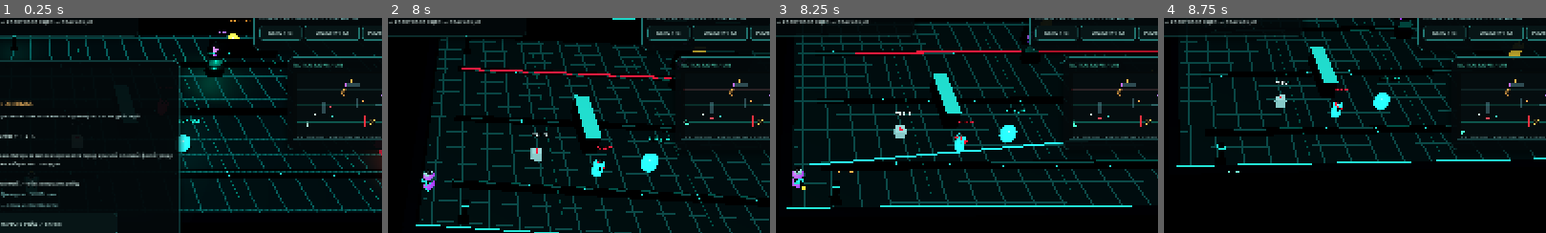
Above: before the commit, frames 1-4 (left to right).
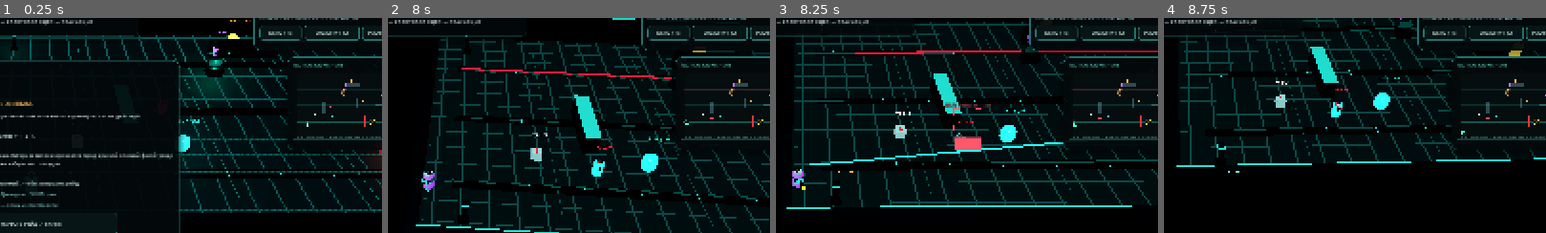
Above: after the commit, the same moments.

Repository: HADJAL001/osgard-world
Game: Godot game, scene res://scenes/main.tscn
Two runs of this game, one before a commit and one after it. Both use one fixed random seed, a clock stepped at 60 frames per second and the inputs below.
Inputs (mouse positions are % of the whole screen's width and height, from its top left):
- Up to frame 1 (0.25 s): no input
- Up to frame 2 (8 s): click "НАЧАТЬ РЕЙД / ENTER" at 0.5 s; click "DIAG / F3" at 1.25 s; click "QUALITY / F2" at 2 s; tap Enter at 2.75, 2.85 s; move the mouse to (72, 45) at 2.77 s; hold Right 2.78-3.53 s; click (72, 45) at 2.92 s; tap Space at 3.02, 3.77, 6.02, 6.77, 7.52 s; move the mouse to (30, 55) at 3.52 s; hold Down 3.53-4.28 s; tap Keypad Enter at 3.6 s; click (30, 55) at 3.67 s; move the mouse to (60, 28) at 4.27 s; hold Right 4.28-5 s; tap H at 4.35 s; click (60, 28) at 4.42 s; click "НАЧАТЬ РЕЙД / ENTER" at 5 s; move the mouse to (45, 70) at 5.77 s; hold Up 5.78-6.53 s; tap E at 5.85 s; click (45, 70) at 5.92 s; move the mouse to (80, 65) at 6.52 s; hold Left from 6.53 s (still down); tap Q at 6.6 s; click (80, 65) at 6.67 s; move the mouse to (20, 35) at 7.27 s; tap Shift at 7.35 s; click (20, 35) at 7.42 s
- Up to frame 3 (8.25 s): move the mouse to (55, 50) at 8.02 s; release Left at 8.03 s; hold Down from 8.03 s (still down); tap C at 8.1 s; click (55, 50) at 8.17 s
- Up to frame 4 (8.75 s): keep holding Down
The pictures show only the part of the screen within x 46-96%, y 14-64%; the shares and areas given below are measured in that part.

Frames 1-2 are identical in both runs. In frame 3, 0.7% of the frame differs, in the area x 44-57%, y 39-62%; in frame 4, nothing differs.

Commit message:
Add visible line-of-sight target lock to NULL SHIFT Godot

Diff:
--- a/godot/null-shift/scripts/main.gd
+++ b/godot/null-shift/scripts/main.gd
@@ -114,6 +114,15 @@
 var impact_overlay: ColorRect
 var crosshair_root: Control
 var crosshair_parts: Array[ColorRect] = []
+var aim_target_node: Node3D
+var target_lock_root: Control
+var target_lock_label: Label
+var target_lock_health_bar: ProgressBar
+var target_lock_health_fill: StyleBoxFlat
+var target_lock_brackets: Array[ColorRect] = []
+var target_lock_position := Vector2.ZERO
+var target_lock_has_position := false
+var target_lock_tracked_node: Node3D
 var local_lights: Array[OmniLight3D] = []
 var fill_light: OmniLight3D
 var sound_button: Button
@@ -184,6 +193,7 @@
 	_update_mobile_layout()
 	_update_player_material()
 	_update_crosshair()
+	_update_target_lock_ui(dt)
 	_update_screen_overlay()
 	hud_clock += dt
 	if hud_clock >= 0.12:
@@ -952,27 +962,22 @@
 
 func _update_player_aim() -> void:
 	if not is_instance_valid(player) or not is_instance_valid(camera):
+		aim_target_node = null
 		return
 	var direction := Vector3.ZERO
 	if mobile_controls_visible:
-		var nearest_guard: Dictionary = {}
-		var nearest := 100000.0
-		for guard in guards:
-			var body: CharacterBody3D = guard["node"]
-			if not is_instance_valid(body):
-				continue
-			var distance := player.global_position.distance_to(body.global_position)
-			if distance < nearest:
-				nearest = distance
-				nearest_guard = guard
-		if not nearest_guard.is_empty():
-			direction = (nearest_guard["node"] as Node3D).global_position - player.global_position
-		elif not terminal_unlocked:
-			direction = terminal.global_position - player.global_position
-		elif not core_secured:
-			direction = quantum_core.global_position - player.global_position
+		var selected := _select_aim_target(Vector3.ZERO, true)
+		if not selected.is_empty():
+			aim_target_node = selected["node"] as Node3D
+			direction = aim_target_node.global_position - player.global_position
 		else:
-			direction = extraction.global_position - player.global_position
+			aim_target_node = null
+			if not terminal_unlocked:
+				direction = terminal.global_position - player.global_position
+			elif not core_secured:
+				direction = quantum_core.global_position - player.global_position
+			else:
+				direction = extraction.global_position - player.global_position
 	else:
 		var mouse := get_viewport().get_mouse_position()
 		var ray_origin := camera.project_ray_origin(mouse)
@@ -981,11 +986,65 @@
 		var hit_point: Variant = plane.intersects_ray(ray_origin, ray_direction)
 		if hit_point is Vector3:
 			direction = hit_point - player.global_position
+		var aim_direction := direction
+		aim_direction.y = 0.0
+		if aim_direction.length_squared() > 0.01:
+			var selected := _select_aim_target(aim_direction.normalized(), false)
+			aim_target_node = selected["node"] as Node3D if not selected.is_empty() else null
+		else:
+			aim_target_node = null
 	if direction.length_squared() < 0.01:
 		direction = Vector3.FORWARD
 	direction.y = 0.0
 	player_aim = direction.normalized()
 	player.rotation.y = atan2(-player_aim.x, -player_aim.z)
+
+func _select_aim_target(aim_direction: Vector3, mobile: bool) -> Dictionary:
+	if not is_instance_valid(player):
+		return {}
+	var nearest: Dictionary = {}
+	var best_score: float = INF
+	var max_distance: float = 30.0 if mobile else 42.0
+	var facing := aim_direction
+	facing.y = 0.0
+	if facing.length_squared() > 0.001:
+		facing = facing.normalized()
+	for guard in guards:
+		var body: CharacterBody3D = guard.get("node") as CharacterBody3D
+		if not is_instance_valid(body) or int(guard.get("hp", 0)) <= 0:
+			continue
+		var offset := body.global_position - player.global_position
+		offset.y = 0.0
+		var distance: float = offset.length()
+		if distance <= 0.1 or distance > max_distance:
+			continue
+		var alignment: float = 1.0
+		if not mobile:
+			if facing.length_squared() < 0.001:
+				continue
+			alignment = facing.dot(offset / distance)
+			if alignment < 0.965:
+				continue
+		if not _has_clear_path_to_aim_target(body):
+			continue
+		var score: float = distance if mobile else distance * 0.012 + (1.0 - alignment) * 14.0
+		if body == aim_target_node:
+			score -= 1.35 if mobile else 0.55
+		if score < best_score:
+			best_score = score
+			nearest = guard
+	return nearest
+
+func _has_clear_path_to_aim_target(target: Node3D) -> bool:
+	if not is_instance_valid(player) or not is_instance_valid(target):
+		return false
+	var origin: Vector3 = player.global_position + Vector3.UP * 0.68
+	var destination: Vector3 = target.global_position + Vector3.UP * 0.52
+	var query := PhysicsRayQueryParameters3D.create(origin, destination)
+	query.collision_mask = 3
+	query.exclude = [player.get_rid()]
+	var hit := get_world_3d().direct_space_state.intersect_ray(query)
+	return hit.is_empty() or hit.get("collider") == target
 
 func _update_guards(delta: float) -> void:
 	for index in range(guards.size() - 1, -1, -1):
@@ -1191,6 +1250,9 @@
 				_spawn_ring_burst(body.global_position + Vector3.UP * 0.14, materials["amber"] if bool(guard["warden"]) else materials["cyan"])
 				_spawn_hit_sparks(body.global_position + Vector3.UP * 0.95, materials["white"])
 				_screen_impulse(0.045 if not bool(guard["warden"]) else 0.085, 0.085 if not bool(guard["warden"]) else 0.14)
+				if aim_target_node == body:
+					aim_target_node = null
+					target_lock_has_position = false
 				body.queue_free()
 				guards.remove_at(index)
 				eliminations += 1
@@ -1747,6 +1809,7 @@
 	impact_overlay.visible = false
 	hud_root.add_child(impact_overlay)
 	_create_crosshair()
+	_create_target_lock_ui()
 	_create_briefing_panel()
 
 func _create_briefing_panel() -> void:
@@ -1842,6 +1905,127 @@
 	var reticle_color := Color(1.0, 0.71, 0.29, 1.0) if crosshair_hit_timer > 0.0 else Color(0.48, 1.0, 0.88, 0.94)
 	for index in range(4):
 		crosshair_parts[index].color = reticle_color
+
+func _create_target_lock_ui() -> void:
+	target_lock_root = Control.new()
+	target_lock_root.name = "TargetLockOverlay"
+	target_lock_root.size = Vector2(112.0, 88.0)
+	target_lock_root.custom_minimum_size = target_lock_root.size
+	target_lock_root.mouse_filter = Control.MOUSE_FILTER_IGNORE
+	target_lock_root.z_index = 22
+	target_lock_root.visible = false
+	hud_root.add_child(target_lock_root)
+
+	target_lock_label = Label.new()
+	target_lock_label.name = "TargetIdentity"
+	target_lock_label.position = Vector2.ZERO
+	target_lock_label.size = Vector2(112.0, 15.0)
+	target_lock_label.horizontal_alignment = HORIZONTAL_ALIGNMENT_CENTER
+	target_lock_label.vertical_alignment = VERTICAL_ALIGNMENT_CENTER
+	target_lock_label.add_theme_font_size_override("font_size", 9)
+	target_lock_label.add_theme_color_override("font_color", Color(0.61, 1.0, 0.91))
+	target_lock_label.add_theme_color_override("font_outline_color", Color(0.006, 0.018, 0.022, 0.98))
+	target_lock_label.add_theme_constant_override("outline_size", 3)
+	target_lock_root.add_child(target_lock_label)
+
+	var bracket_rects := [
+		Rect2(Vector2(26.0, 18.0), Vector2(14.0, 2.0)),
+		Rect2(Vector2(26.0, 18.0), Vector2(2.0, 14.0)),
+		Rect2(Vector2(72.0, 18.0), Vector2(14.0, 2.0)),
+		Rect2(Vector2(84.0, 18.0), Vector2(2.0, 14.0)),
+		Rect2(Vector2(26.0, 64.0), Vector2(14.0, 2.0)),
+		Rect2(Vector2(26.0, 52.0), Vector2(2.0, 14.0)),
+		Rect2(Vector2(72.0, 64.0), Vector2(14.0, 2.0)),
+		Rect2(Vector2(84.0, 52.0), Vector2(2.0, 14.0))
+	]
+	for rect in bracket_rects:
+		var corner := ColorRect.new()
+		corner.mouse_filter = Control.MOUSE_FILTER_IGNORE
+		corner.position = rect.position
+		corner.size = rect.size
+		corner.color = Color(0.38, 1.0, 0.86, 0.96)
+		target_lock_root.add_child(corner)
+		target_lock_brackets.append(corner)
+
+	target_lock_health_bar = ProgressBar.new()
+	target_lock_health_bar.name = "TargetHealth"
+	target_lock_health_bar.position = Vector2(28.0, 79.0)
+	target_lock_health_bar.size = Vector2(56.0, 4.0)
+	target_lock_health_bar.custom_minimum_size = Vector2(56.0, 4.0)
+	target_lock_health_bar.min_value = 0.0
+	target_lock_health_bar.max_value = 1.0
+	target_lock_health_bar.value = 1.0
+	target_lock_health_bar.show_percentage = false
+	var health_background := StyleBoxFlat.new()
+	health_background.bg_color = Color(0.025, 0.045, 0.052, 0.96)
+	health_background.set_corner_radius_all(2)
+	target_lock_health_bar.add_theme_stylebox_override("background", health_background)
+	target_lock_health_fill = StyleBoxFlat.new()
+	target_lock_health_fill.bg_color = Color(0.38, 1.0, 0.86, 1.0)
+	target_lock_health_fill.set_corner_radius_all(2)
+	target_lock_health_bar.add_theme_stylebox_override("fill", target_lock_health_fill)
+	target_lock_root.add_child(target_lock_health_bar)
+
+func _update_target_lock_ui(delta: float) -> void:
+	if not is_instance_valid(target_lock_root) or not is_instance_valid(camera):
+		return
+	var selected: Dictionary = {}
+	if is_instance_valid(aim_target_node):
+		for guard in guards:
+			if guard.get("node") == aim_target_node:
+				selected = guard
+				break
+	if selected.is_empty() or paused_game or terminal_active or mission_finished or briefing_visible:
+		target_lock_root.visible = false
+		target_lock_has_position = false
+		target_lock_tracked_node = null
+		return
+	var role: String = str(selected.get("role", "RANGER"))
+	var target_node: Node3D = aim_target_node
+	var target_height: float = 2.9 if bool(selected.get("warden", false)) else 2.25
+	var world_anchor: Vector3 = target_node.global_position + Vector3.UP * target_height
+	if camera.is_position_behind(world_anchor):
+		target_lock_root.visible = false
+		target_lock_has_position = false
+		return
+	var screen_position: Vector2 = camera.unproject_position(world_anchor)
+	var viewport_size: Vector2 = get_viewport().get_visible_rect().size
+	if screen_position.x < 58.0 or screen_position.x > viewport_size.x - 58.0 or screen_position.y < 48.0 or screen_position.y > viewport_size.y - 42.0:
+		target_lock_root.visible = false
+		target_lock_has_position = false
+		return
+	var desired_position: Vector2 = screen_position - Vector2(56.0, 47.0)
+	if not target_lock_has_position or target_lock_tracked_node != target_node:
+		target_lock_position = desired_position
+		target_lock_has_position = true
+		target_lock_tracked_node = target_node
+	else:
+		var follow: float = 1.0 - exp(-maxf(0.0, delta) * 19.0)
+		target_lock_position = target_lock_position.lerp(desired_position, clampf(follow, 0.0, 1.0))
+	target_lock_root.position = target_lock_position
+	target_lock_root.visible = true
+
+	var health: int = maxi(0, int(selected.get("hp", 0)))
+	var max_health: int = maxi(1, int(selected.get("max_hp", 1)))
+	target_lock_label.text = "ЦЕЛЬ / %s  ·  %d/%d" % [role, health, max_health]
+	target_lock_health_bar.max_value = float(max_health)
+	target_lock_health_bar.value = float(health)
+	var role_color := Color(1.0, 0.32, 0.4)
+	match role:
+		"STALKER":
+			role_color = Color(0.76, 0.5, 1.0)
+		"HEAVY", "WARDEN":
+			role_color = Color(1.0, 0.7, 0.32)
+		"RANGER":
+			role_color = Color(1.0, 0.34, 0.42)
+	if health <= maxi(1, int(ceil(float(max_health) * 0.3))):
+		role_color = Color(1.0, 0.2, 0.31)
+	var pulse: float = 0.86 + 0.14 * (0.5 + 0.5 * sin(scene_clock * 5.2))
+	var bracket_color := Color(role_color.r, role_color.g, role_color.b, pulse)
+	for corner in target_lock_brackets:
+		corner.color = bracket_color
+	target_lock_label.add_theme_color_override("font_color", bracket_color)
+	target_lock_health_fill.bg_color = role_color
 
 func _update_screen_overlay() -> void:
 	if not is_instance_valid(impact_overlay):
--- a/godot/null-shift/tests/runtime_smoke.gd
+++ b/godot/null-shift/tests/runtime_smoke.gd
@@ -32,6 +32,25 @@
 	if not _expect(not game.briefing_visible and not game.paused_game and bool(game.career.get_value("settings", "briefing_seen", false)), "dismissing briefing must resume gameplay and persist completion"):
 		return
 	game.sound_enabled = false
+
+	print("RUNTIME_STAGE: assisted targeting and projected lock reticle")
+	if not _expect(is_instance_valid(game.target_lock_root) and is_instance_valid(game.target_lock_health_bar), "target lock reticle and live target health bar must instantiate"):
+		return
+	var lock_guard: Node3D = game.guards[0]["node"]
+	var lock_saved_position: Vector3 = lock_guard.global_position
+	lock_guard.global_position = game.player.global_position + Vector3(0.0, 0.0, -4.0)
+	await process_frame
+	game.aim_target_node = lock_guard
+	game._update_target_lock_ui(0.016)
+	if not _expect(game.target_lock_root.visible and game.target_lock_brackets.size() == 8, "visible hostile must produce a smoothed eight-corner screen-space target marker"):
+		return
+	if not _expect(game.target_lock_label.text.contains(str(game.guards[0]["role"])) and is_equal_approx(game.target_lock_health_bar.value, float(game.guards[0]["hp"])), "target identity and health must reflect the live hostile state"):
+		return
+	game.aim_target_node = null
+	game._update_target_lock_ui(0.016)
+	if not _expect(not game.target_lock_root.visible, "target marker must disappear when there is no selected hostile"):
+		return
+	lock_guard.global_position = lock_saved_position
 
 	print("RUNTIME_STAGE: tactical radar mapping and live entity feed")
 	if not _expect(is_instance_valid(game.tactical_radar_panel) and is_instance_valid(game.tactical_radar_map), "tactical radar panel and drawing canvas must instantiate"):
Not shown, changed: docs/04_NULL_SHIFT_GAME_DESIGN.md
Not shown, changed: scripts/null-shift-godot-smoke.mjs
